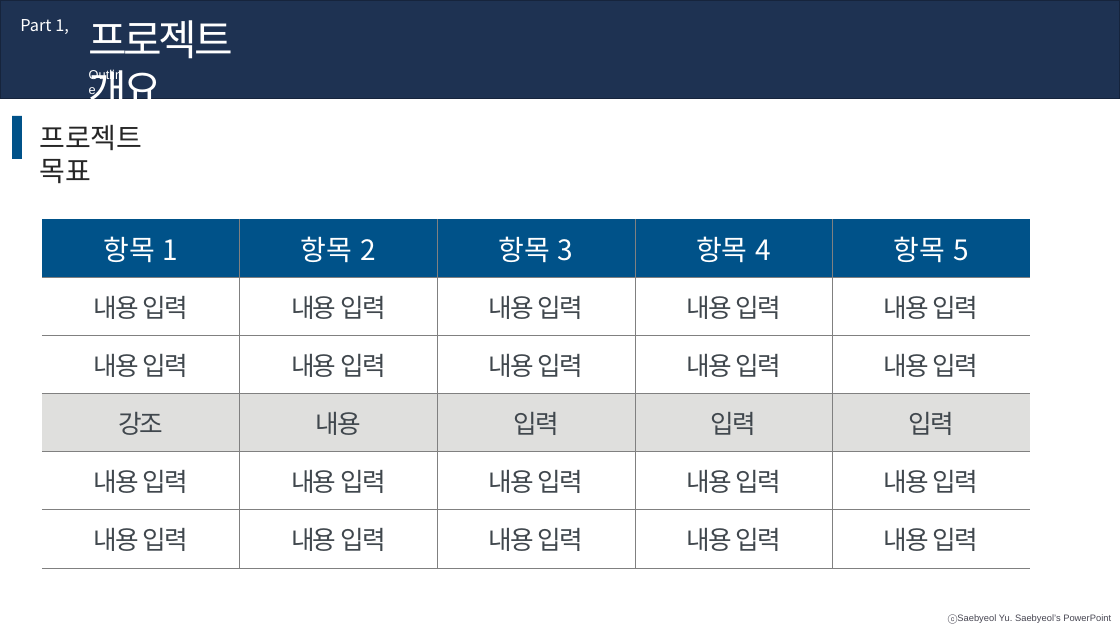
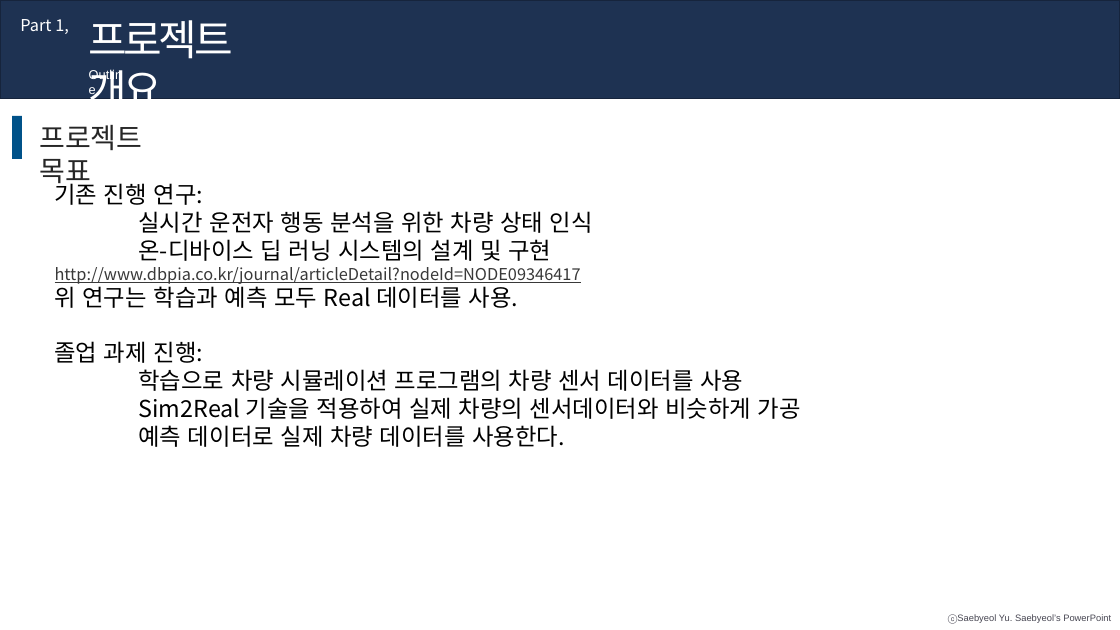
Before and after one commit to NgaAdrain/TEAM_Enter_Text_Here, a slide deck: slide 5 of Reports/발표/졸과 최종 발표_HS.pptx. Drawn at 1120x630 pixels with LibreOffice and Linux fonts; fonts in the diff are those of the drawing. Boxes give left, top, right and bottom in pixels: in the first picture for what was removed or moved away, otherwise in the second. Text is boxed around its words. In the diff, an @@ line names an element or a change of style, - is before the commit and + after.

```diff
--- a/Reports/발표/졸과 최종 발표_HS.pptx
+++ b/Reports/발표/졸과 최종 발표_HS.pptx
@@ text added at [55, 179, 593, 308], 20 pt, text #000000 @@
+기존 진행 연구:
+실시간 운전자 행동 분석을 위한 차량 상태 인식
+온-디바이스 딥 러닝 시스템의 설계 및 구현
+http://www.dbpia.co.kr/journal/articleDetail?nodeId=NODE09346417
+위 연구는 학습과 예측 모두 Real 데이터를 사용.
@@ table removed at [42, 219, 1029, 569], 6 rows, 5 columns @@
-항목 1 | 항목 2 | 항목 3 | 항목 4 | 항목 5
-내용 입력 | 내용 입력 | 내용 입력 | 내용 입력 | 내용 입력
-내용 입력 | 내용 입력 | 내용 입력 | 내용 입력 | 내용 입력
-강조 | 내용 | 입력 | 입력 | 입력
-내용 입력 | 내용 입력 | 내용 입력 | 내용 입력 | 내용 입력
-내용 입력 | 내용 입력 | 내용 입력 | 내용 입력 | 내용 입력
@@ text added at [55, 341, 801, 447], 20 pt, text #000000 @@
+졸업 과제 진행:
+학습으로 차량 시뮬레이션 프로그램의 차량 센서 데이터를 사용
+Sim2Real 기술을 적용하여 실제 차량의 센서데이터와 비슷하게 가공
+예측 데이터로 실제 차량 데이터를 사용한다.
```
Also in this commit, not shown: 7 other slides changed, 3 other files.
